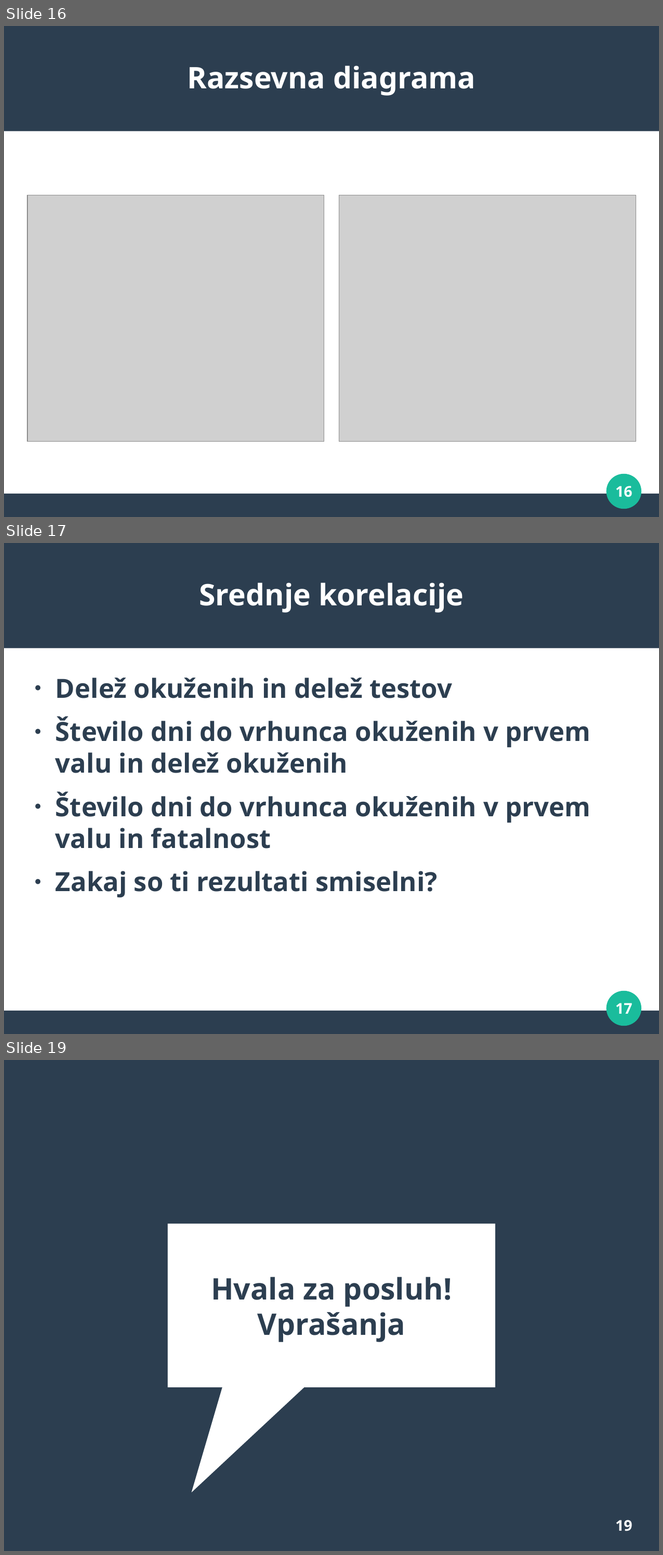
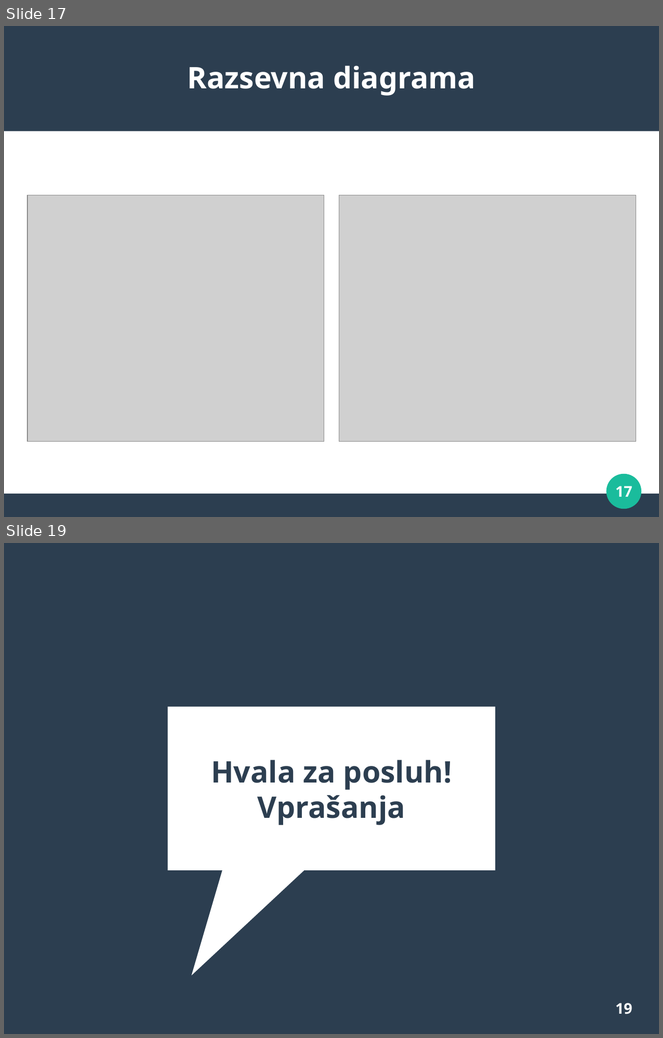
Before and after one commit to KalcMatej99/Seminarska-VS-Covid-19, a slide deck: Prezentacija/covid-19.odp. Shown one above the other, each under a label of ours: slides 16, 17 and 19 before the commit, slides 17 and 19 after it; the slides between them are not shown. The pictures are 663x1555 and 663x1038 pixels, drawn with LibreOffice and Linux fonts; fonts in the diff are those of the drawing; grey boxes stand for pictures. Boxes give left, top, right and bottom in pixels: in the first picture for what was removed or moved away, otherwise in the second. Text is boxed around its words. In the diff, an @@ line names an element or a change of style, - is before the commit and + after.

```diff
--- a/Prezentacija/covid-19.odp
+++ b/Prezentacija/covid-19.odp
@@ slide 17 removed at (4, 543, 659, 1034), background #FFFFFF; not listed: 3 template elements that a slide beside it also shows @@
@@ title removed at (199, 583, 464, 613) @@
-Srednje korelacije
@@ text removed at (55, 678, 591, 898) @@
-● Delež okuženih in delež testov
-● Število dni do vrhunca okuženih v prvem valu in delež okuženih
-● Število dni do vrhunca okuženih v prvem valu in fatalnost
-● Zakaj so ti rezultati smiselni?
@@ page number removed at (616, 1003, 633, 1014) @@
-17
@@ what was slide 16 is now slide 17 @@
@@ page number at (616, 486, 633, 497): text changed @@
-16
+17
```
Also in this commit, not shown: 3 slides changed, 1 slide added, 2 other files.
